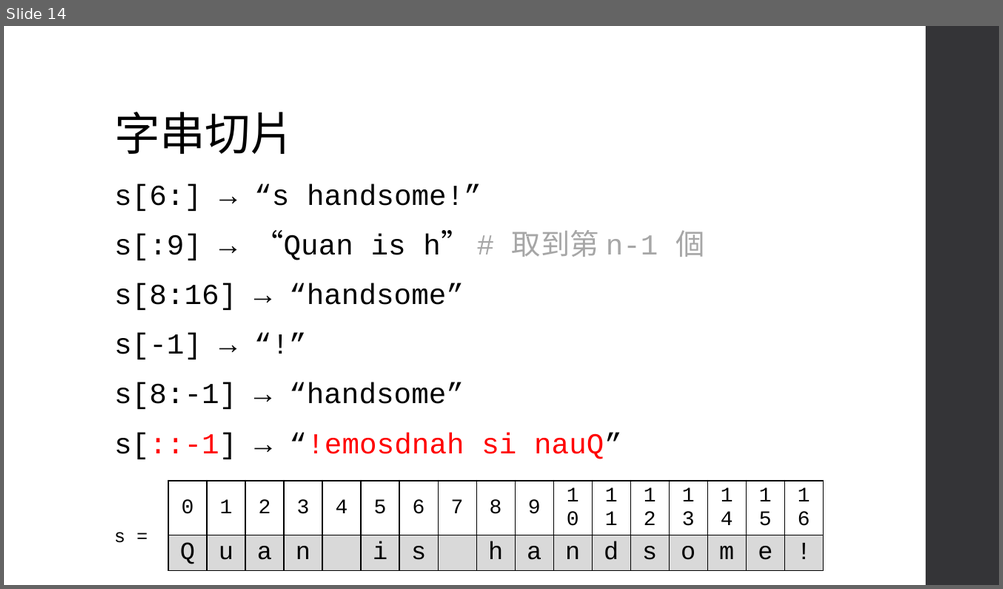
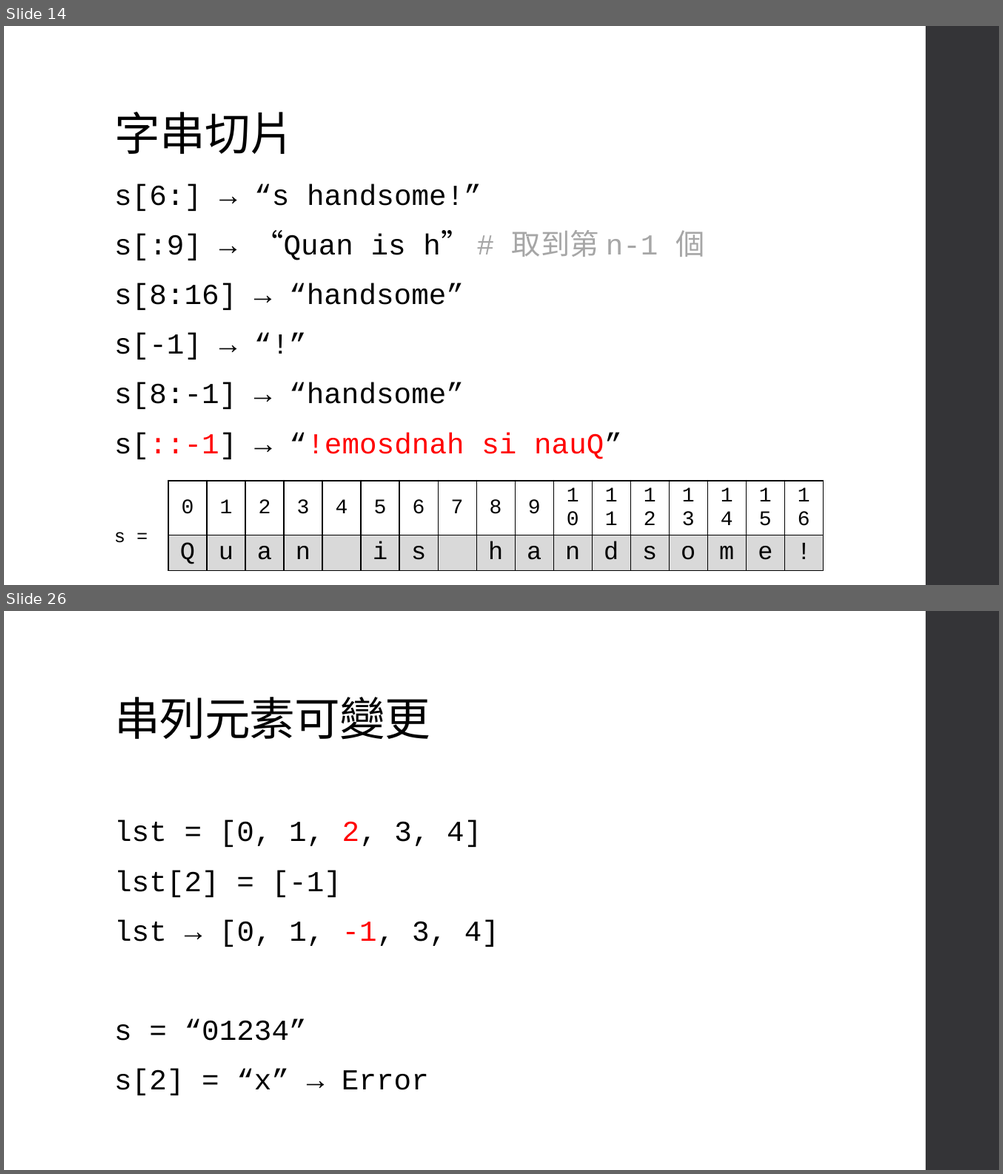
Before and after one commit to an920107/ServiceLearning, a slide deck: Class 4.pptx. Shown one above the other, each under a label of ours: slide 14 before the commit, slides 14 and 26 after it; the slides between them are not shown. The pictures are 1003x589 and 1003x1174 pixels, drawn with LibreOffice and Linux fonts; fonts in the diff are those of the drawing. Boxes give left, top, right and bottom in pixels: in the first picture for what was removed or moved away, otherwise in the second. Text is boxed around its words. In the diff, an @@ line names an element or a change of style, - is before the commit and + after.

```diff
--- a/Class 4.pptx
+++ b/Class 4.pptx
@@ slide 26 added at [4, 611, 999, 1170], background #FFFFFF; not listed: 1 template element that a slide beside it also shows @@
@@ title added at [114, 697, 430, 740], 44 pt, text #000000 @@
+串列元素可變更
@@ text added at [114, 820, 499, 1096], 28 pt, text #000000 @@
+lst = [0, 1, 2, 3, 4]
+lst[2] = [-1]
+lst → [0, 1, -1, 3, 4]
+s = “01234”
+s[2] = “x” → Error
```
Also in this commit, not shown: 5 slides changed, 24 other slides added, 1 slide removed.
